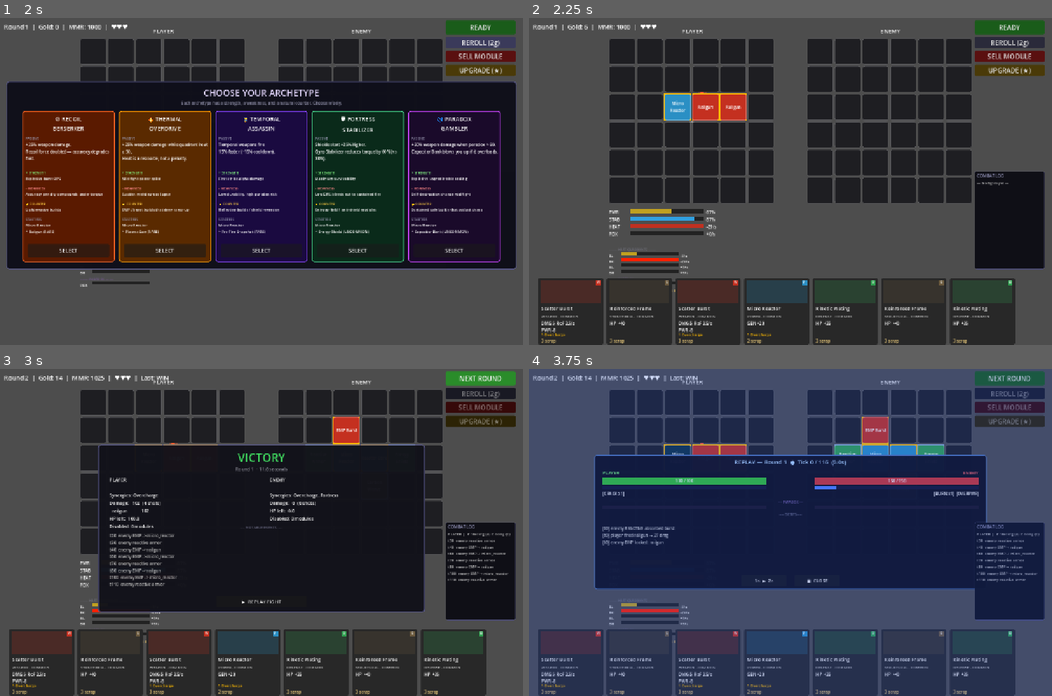
Above: before the commit, frames 1-4 (two rows, left to right).
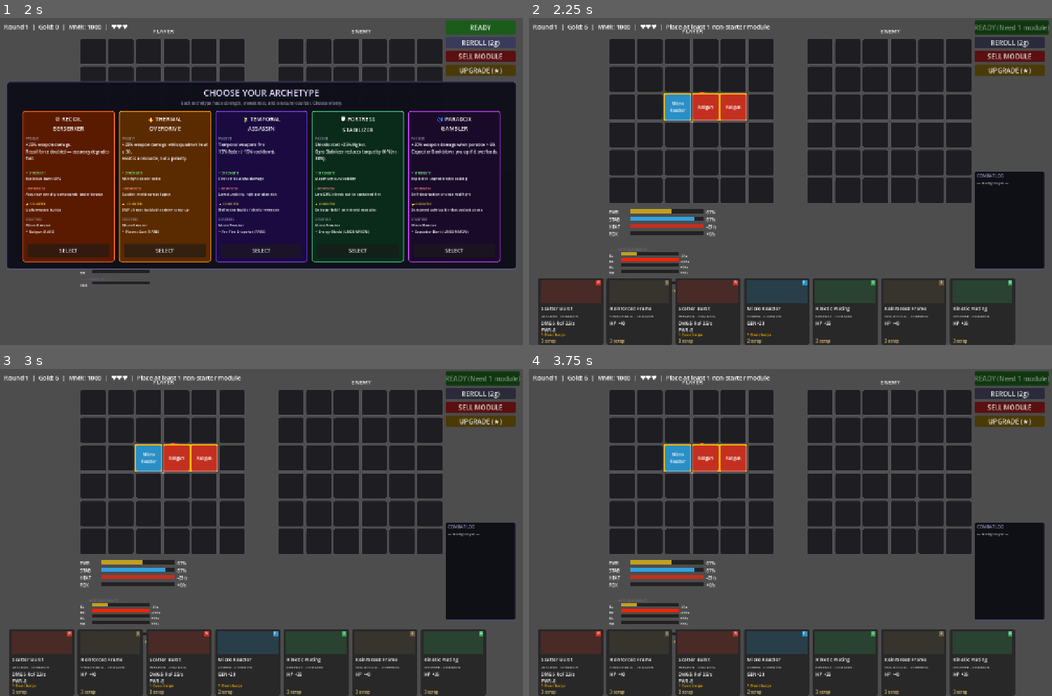
Above: after the commit, the same moments.

Repository: bbayram-l/ChroneForge-Arena
Game: Godot game, scene res://scenes/MainMenu.tscn
The game is run twice, just before and just after one commit, with the same random seed, the same clock (stepped at 60 frames per second) and the same inputs.
Inputs (mouse positions are in pixels of both pictures, inside the frame that each line leads up to):
- Up to frame 1 (2 s): click "PLAY" at 0.5 s; click "REROLL (2g)" at 1.25 s
- Up to frame 2 (2.25 s): click "SELECT" at 2 s
- Up to frame 3 (3 s): click (481, 378) at 2.75 s, where only the run before the commit has a clickable "READY"
- Up to frame 4 (3.75 s): click (790, 601) at 3.5 s, where only the run before the commit has a clickable "▶ REPLAY FIGHT"

Frame 1 is identical in both runs. In frame 2, 0.8% of the frame differs, in the area x 25-100%, y 0-6%; in frame 3, 21%; in frame 4, 99%, in the area x 0-100%, y 0-100%.

Commit message:
Fix duplicate shop selection

Diff:
--- a/project.godot
+++ b/project.godot
@@ -21,6 +21,7 @@
 GameState="*res://scripts/autoload/GameState.gd"
 ModuleRegistry="*res://scripts/autoload/ModuleRegistry.gd"
 GameLogger="*res://scripts/autoload/Logger.gd"
+GRBCommands="*res://addons/godot-runtime-bridge/runtime_bridge/GRBCommands.gd"
 GRBServer="*uid://hwkgc74v20qq"
 
 [display]
--- a/scripts/ui/Main.gd
+++ b/scripts/ui/Main.gd
@@ -39,6 +39,7 @@
 var _sell_mode:       bool   = false
 var _upgrade_mode:    bool   = false
 var _protected_cells: Array[Vector2i] = []
+var _starter_modules: Array[Module] = []
 
 # ── Screen-edge flash overlay ───────────────────────────────────────────────
 var _flash_rect:  ColorRect = null
@@ -67,6 +68,7 @@
 	_run_seed = _new_run_seed(17)
 	_run_rng.seed = _run_seed
 	shop = ShopSystem.new(ModuleRegistry.all_modules, int(_run_rng.randi()))
+	_register_grb_commands()
 
 	_setup_ui()
 	_archetype_panel.visible = true
@@ -1012,6 +1014,7 @@
 
 	# Reset grids + shop for a fresh run
 	_protected_cells.clear()
+	_starter_modules.clear()
 	player_grid = MechGrid.new("player")
 	enemy_grid  = MechGrid.new("enemy")
 	player_grid_view.refresh(player_grid)
@@ -1028,6 +1031,7 @@
 # ── Starter modules ────────────────────────────────────────────────────────
 
 func _give_starter_modules() -> void:
+	_starter_modules.clear()
 	# All archetypes share the cheapest COMMON POWER module as the protected core.
 	var power_starters: Array[Module] = []
 	for mod: Module in ModuleRegistry.all_modules:
@@ -1038,6 +1042,9 @@
 	power_starters.sort_custom(func(a: Module, b: Module) -> bool: return a.cost < b.cost)
 	var core: Module = power_starters[0]
 	player_grid.place_module(Vector2i(2, 2), core)
+	var core_cell: GridCell = player_grid.get_cell(Vector2i(2, 2))
+	if core_cell != null and not core_cell.is_empty():
+		_starter_modules.append(core_cell.module)
 	_protected_cells.append(Vector2i(2, 2))
 	print("[Setup] Starter core: %s placed (free)" % core.display_name)
 
@@ -1053,6 +1060,9 @@
 		var bonus_mod := _find_module_by_id(bonus_id)
 		if bonus_mod != null:
 			player_grid.place_module(Vector2i(3, 2), bonus_mod)
+			var bonus_cell: GridCell = player_grid.get_cell(Vector2i(3, 2))
+			if bonus_cell != null and not bonus_cell.is_empty():
+				_starter_modules.append(bonus_cell.module)
 			print("[Setup] %s starter: %s placed" % [GameState.archetype, bonus_mod.display_name])
 
 	player_grid_view.refresh(player_grid)
@@ -1099,14 +1109,20 @@
 	shop_panel.set_player_grid(player_grid)
 	shop_panel.show_offers(offers)
 	_action_btn.text     = "READY"
-	_action_btn.disabled = false
+	_action_btn.disabled = true
 	_reroll_btn.text     = "REROLL (%dg)" % GameState.get_reroll_cost()
 	_reroll_btn.disabled = false
 	_sell_btn.disabled    = false
 	_upgrade_btn.disabled = false
-	_update_status()
+	_refresh_ready_gate()
 
 func _start_combat() -> void:
+	if phase != Phase.SHOP_PHASE:
+		return
+	if not _has_non_starter_module():
+		print("[Shop] READY blocked: place at least one non-starter module first.")
+		_refresh_ready_gate()
+		return
 	phase = Phase.COMBAT
 	_action_btn.disabled  = true
 	_reroll_btn.disabled  = true
@@ -1248,7 +1264,7 @@
 		GameState.gold_changed.emit(GameState.gold)
 		player_grid_view.refresh(player_grid)
 		hud_panel.refresh(player_grid)
-		_update_status()
+		_refresh_ready_gate()
 		print("[Sell] Sold: %s ★%d for %dg" % [mod.display_name, mod.star_level, refund])
 		return
 
@@ -1268,28 +1284,19 @@
 		mod.upgrade()
 		player_grid_view.refresh(player_grid)
 		hud_panel.refresh(player_grid)
-		_update_status()
+		_refresh_ready_gate()
 		print("[Upgrade] %s → ★%d (%dg spent)" % [mod.display_name, mod.star_level, ucost])
 		return
 
 	# Normal placement mode
 	if _selected_offer == null:
 		return
-	if GameState.gold < _selected_offer.cost:
-		print("[Shop] Not enough gold (need %d, have %d)" % [_selected_offer.cost, GameState.gold])
-		return
-	if not player_grid.can_place(pos, _selected_offer):
-		return
-	if GameState.spend_gold(_selected_offer.cost):
-		player_grid.place_module(pos, _selected_offer)
-		player_grid_view.refresh(player_grid)
-		hud_panel.refresh(player_grid)
-		_update_status()
-		print("[Shop] Placed: %s at (%d,%d)" % [_selected_offer.display_name, pos.x, pos.y])
-		shop_panel.remove_offer(_selected_offer)
-		_selected_offer = null
-		shop_panel.deselect()
-		player_grid_view.clear_highlights()
+	var slot := shop_panel.get_selected_slot()
+	if slot < 0:
+		slot = shop_panel.find_offer_slot(_selected_offer)
+	if slot < 0:
+		return
+	purchase_and_place(slot, pos)
 
 func _on_reroll_pressed() -> void:
 	if reroll_shop():
@@ -1387,6 +1394,37 @@
 		text += "  |  " + suffix
 	_status_label.text = text
 
+func _has_non_starter_module() -> bool:
+	for mod: Module in player_grid.get_all_modules():
+		if not _starter_modules.has(mod):
+			return true
+	return false
+
+func _refresh_ready_gate() -> void:
+	if phase != Phase.SHOP_PHASE:
+		return
+	var can_ready := _has_non_starter_module()
+	_action_btn.text = "READY" if can_ready else "READY (Need 1 module)"
+	_action_btn.disabled = not can_ready
+	if can_ready:
+		_update_status()
+	else:
+		_update_status("Place at least 1 non-starter module")
+
+func _register_grb_commands() -> void:
+	var cmds := get_node_or_null("/root/GRBCommands")
+	if cmds != null and cmds.has_method("register"):
+		cmds.register("autoplay_10_rounds", Callable(self, "_grb_autoplay_10_rounds"))
+
+func _phase_name(p: Phase) -> String:
+	match p:
+		Phase.START_RUN:  return "START_RUN"
+		Phase.SHOP_PHASE: return "SHOP_PHASE"
+		Phase.COMBAT:     return "COMBAT"
+		Phase.ROUND_END:  return "ROUND_END"
+		Phase.RUN_OVER:   return "RUN_OVER"
+	return "UNKNOWN"
+
 # ── Drag-and-drop ────────────────────────────────────────────────────────────
 
 func _process(_delta: float) -> void:
@@ -1462,19 +1500,10 @@
 	var ox: int = clamp(cell.x - gs.x / 2, 0, MechGrid.GRID_WIDTH  - gs.x)
 	var oy: int = clamp(cell.y - gs.y / 2, 0, MechGrid.GRID_HEIGHT - gs.y)
 	var origin := Vector2i(ox, oy)
-	if GameState.gold < mod.cost:
-		print("[Shop] Not enough gold (need %d, have %d)" % [mod.cost, GameState.gold])
-		return
-	if not player_grid.can_place(origin, mod):
-		return
-	if GameState.spend_gold(mod.cost):
-		player_grid.place_module(origin, mod)
-		player_grid_view.refresh(player_grid)
-		hud_panel.refresh(player_grid)
-		_update_status()
-		print("[Shop] Dragged: %s at (%d,%d)" % [mod.display_name, origin.x, origin.y])
-		shop_panel.remove_offer(mod)
-		shop_panel.deselect()
+	var slot := shop_panel.find_offer_slot(mod)
+	if slot < 0:
+		return
+	purchase_and_place(slot, origin)
 
 
 func _clear_drag() -> void:
@@ -1730,18 +1759,43 @@
 
 # ── Public API (called by future UI nodes) ─────────────────────────────────
 
-func buy_module(mod: Module) -> bool:
+func _buy_module(mod: Module) -> bool:
 	if phase != Phase.SHOP_PHASE:
 		return false
 	return GameState.spend_gold(mod.cost)
 
-func place_module(pos: Vector2i, mod: Module) -> bool:
+func _place_module(pos: Vector2i, mod: Module) -> bool:
 	if phase != Phase.SHOP_PHASE:
 		return false
 	if player_grid.place_module(pos, mod):
 		player_grid_view.refresh(player_grid)
+		hud_panel.refresh(player_grid)
 		return true
 	return false
+
+func purchase_and_place(offer_slot: int, pos: Vector2i) -> bool:
+	if phase != Phase.SHOP_PHASE:
+		return false
+	var mod := shop_panel.get_offer_at(offer_slot)
+	if mod == null:
+		return false
+	if not player_grid.can_place(pos, mod):
+		return false
+	if not _buy_module(mod):
+		print("[Shop] Not enough gold (need %d, have %d)" % [mod.cost, GameState.gold])
+		return false
+	if not _place_module(pos, mod):
+		# Placement failed after spend (should be rare). Refund to keep state valid.
+		GameState.gold += mod.cost
+		GameState.gold_changed.emit(GameState.gold)
+		return false
+	shop_panel.remove_offer_at(offer_slot)
+	shop_panel.deselect()
+	_selected_offer = null
+	player_grid_view.clear_highlights()
+	_refresh_ready_gate()
+	print("[Shop] Placed: %s at (%d,%d) [slot %d]" % [mod.display_name, pos.x, pos.y, offer_slot])
+	return true
 
 func confirm_build() -> void:
 	if phase == Phase.SHOP_PHASE:
@@ -1756,5 +1810,119 @@
 	var new_offers := shop.reroll(GameState.current_round)
 	shop_panel.set_player_grid(player_grid)
 	shop_panel.show_offers(new_offers)
-	_update_status()
+	_refresh_ready_gate()
 	return true
+
+## GRB custom command: deterministic auto-run for quick balance regression checks.
+## Example via run_custom_command:
+##   { "name": "autoplay_10_rounds", "args": [1337, "FORTRESS_STABILIZER"] }
+func _grb_autoplay_10_rounds(rng_seed: int = 1337, archetype: String = "FORTRESS_STABILIZER") -> Dictionary:
+	var fixed_seed := maxi(1, rng_seed)
+	var supported := [
+		"RECOIL_BERSERKER",
+		"THERMAL_OVERDRIVE",
+		"TEMPORAL_ASSASSIN",
+		"FORTRESS_STABILIZER",
+		"PARADOX_GAMBLER",
+	]
+	var picked_archetype := archetype if archetype in supported else "FORTRESS_STABILIZER"
+
+	# Hard-reset run state to make the command deterministic for a given seed/archetype.
+	GameState.archetype = picked_archetype
+	_archetype_panel.visible = false
+	hud_panel.set_archetype(picked_archetype)
+	_protected_cells.clear()
+	_starter_modules.clear()
+	player_grid = MechGrid.new("player")
+	enemy_grid  = MechGrid.new("enemy")
+	player_grid_view.refresh(player_grid)
+	enemy_grid_view.refresh(enemy_grid)
+	_run_seed = fixed_seed
+	_run_rng.seed = _run_seed
+	shop = ShopSystem.new(ModuleRegistry.all_modules, fixed_seed)
+	GameState.start_run()
+	GameLogger.log_run_start(picked_archetype)
+	_give_starter_modules()
+	_enter_shop_phase()
+
+	var round_log: Array[Dictionary] = []
+	for _i in range(10):
+		if phase != Phase.SHOP_PHASE:
+			break
+		var buys := _debug_autobuy_and_place(2)
+		var played_round := GameState.current_round
+		_start_combat()
+		if phase == Phase.SHOP_PHASE:
+			# READY gate blocked combat start.
+			round_log.append({
+				"round": played_round,
+				"winner": "blocked",
+				"buys": buys,
+				"lives_after": GameState.player_lives,
+				"gold_after": GameState.gold,
+				"phase_after": _phase_name(phase),
+			})
+			break
+		round_log.append({
+			"round": played_round,
+			"winner": str(_last_result.get("winner", "?")),
+			"buys": buys,
+			"lives_after": GameState.player_lives,
+			"gold_after": GameState.gold,
+			"phase_after": _phase_name(phase),
+		})
+		if phase == Phase.ROUND_END:
+			_enter_shop_phase()
+		else:
+			break
+
+	return {
+		"seed": fixed_seed,
+		"archetype": picked_archetype,
+		"rounds_played": round_log.size(),
+		"final_round": GameState.current_round,
+		"final_lives": GameState.player_lives,
+		"wins": GameState.total_wins,
+		"losses": GameState.total_losses,
+		"mmr": GameState.mmr,
+		"phase": _phase_name(phase),
+		"round_log": round_log,
+	}
+
+func _debug_autobuy_and_place(max_buys: int) -> Array[Dictionary]:
+	var buys: Array[Dictionary] = []
+	var bought := 0
+	while bought < max_buys:
+		var placed := false
+		for slot in range(shop_panel.get_offer_count()):
+			var mod := shop_panel.get_offer_at(slot)
+			if mod == null:
+				continue
+			if GameState.gold < mod.cost:
+				continue
+			var pos := _find_first_placeable_pos(mod)
+			if pos.x < 0:
+				continue
+			var detail := {
+				"slot": slot,
+				"id": mod.id,
+				"name": mod.display_name,
+				"cost": mod.cost,
+				"pos": [pos.x, pos.y],
+			}
+			if purchase_and_place(slot, pos):
+				buys.append(detail)
+				bought += 1
+				placed = true
+				break
+		if not placed:
+			break
+	return buys
+
+func _find_first_placeable_pos(mod: Module) -> Vector2i:
+	for y in range(MechGrid.GRID_HEIGHT - mod.grid_size.y + 1):
+		for x in range(MechGrid.GRID_WIDTH - mod.grid_size.x + 1):
+			var pos := Vector2i(x, y)
+			if player_grid.can_place(pos, mod):
+				return pos
+	return Vector2i(-1, -1)
--- a/scripts/ui/ShopPanel.gd
+++ b/scripts/ui/ShopPanel.gd
@@ -54,19 +54,39 @@
 func get_selected() -> Module:
 	return _selected_mod
 
+func get_selected_slot() -> int:
+	return _offers.find(_selected_mod)
+
+func get_offer_count() -> int:
+	return _offers.size()
+
+func get_offer_at(slot: int) -> Module:
+	if slot < 0 or slot >= _offers.size():
+		return null
+	return _offers[slot]
+
+func find_offer_slot(mod: Module) -> int:
+	return _offers.find(mod)
+
 func set_player_grid(grid: MechGrid) -> void:
 	_player_grid = grid
 
 func remove_offer(mod: Module) -> void:
-	var idx := _offers.find(mod)
-	if idx < 0:
+	remove_offer_at(_offers.find(mod))
+
+func remove_offer_at(slot: int) -> void:
+	if slot < 0 or slot >= _offers.size():
 		return
+	var mod: Module = _offers[slot]
 	_cost_labels.erase(mod)
-	_cards[idx].queue_free()
-	_cards.remove_at(idx)
-	_offers.remove_at(idx)
+	_cards[slot].queue_free()
+	_cards.remove_at(slot)
+	_offers.remove_at(slot)
 	if _hover_mod == mod:
 		_hover_mod = null
+	if _selected_mod == mod:
+		_selected_mod = null
+	_refresh_selection()
 	# Cards keep their original slot x-positions so remaining slots are predictable.
 	# Do NOT reposition — gaps appear but click coordinates stay stable.
 
